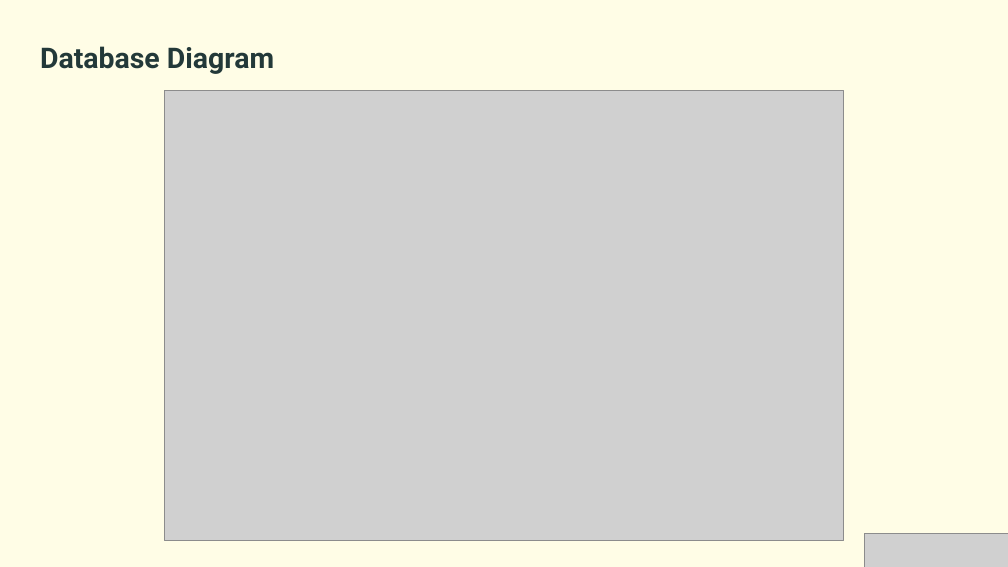
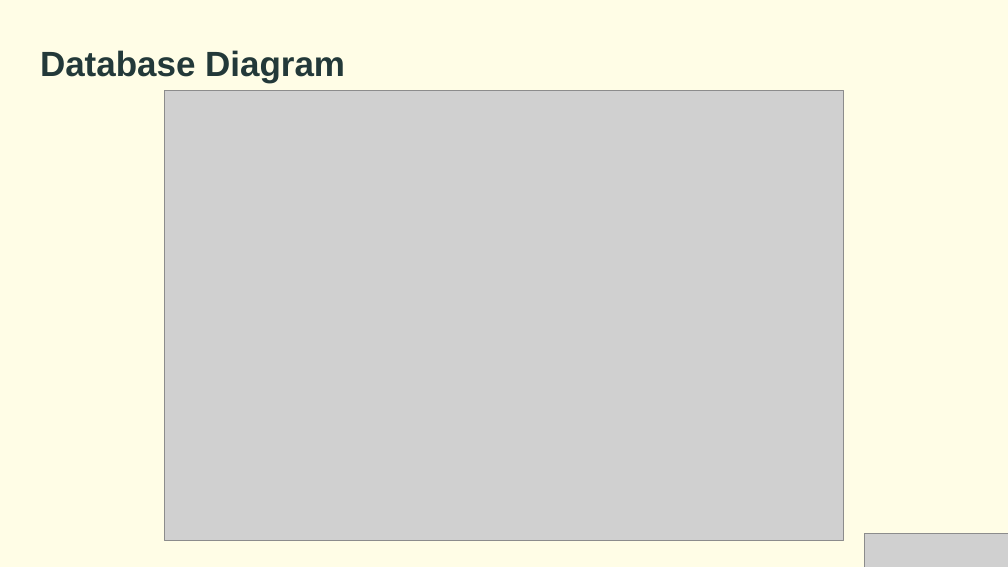
Before and after one commit to Danielbet21/Ambulo, a slide deck: slide 9 of Documents/Ambulo-Your-Personalized-Hiking-Companion.pptx (slide 8 before the commit). Drawn at 1008x567 pixels with LibreOffice and Linux fonts; fonts in the diff are those of the drawing; grey boxes stand for pictures; background and template pictures are left out. Boxes give left, top, right and bottom in pixels: in the first picture for what was removed or moved away, otherwise in the second. Text is boxed around its words. In the diff, an @@ line names an element or a change of style, - is before the commit and + after.

```diff
--- a/Documents/Ambulo-Your-Personalized-Hiking-Companion.pptx
+++ b/Documents/Ambulo-Your-Personalized-Hiking-Companion.pptx
@@ text "Database Diagram" at [40, 50, 345, 83]: size 32.5 to 40 pt, font Roboto to Arial @@
```
Also in this commit, not shown: 9 other slides changed, 1 slide added, 1 slide removed.
